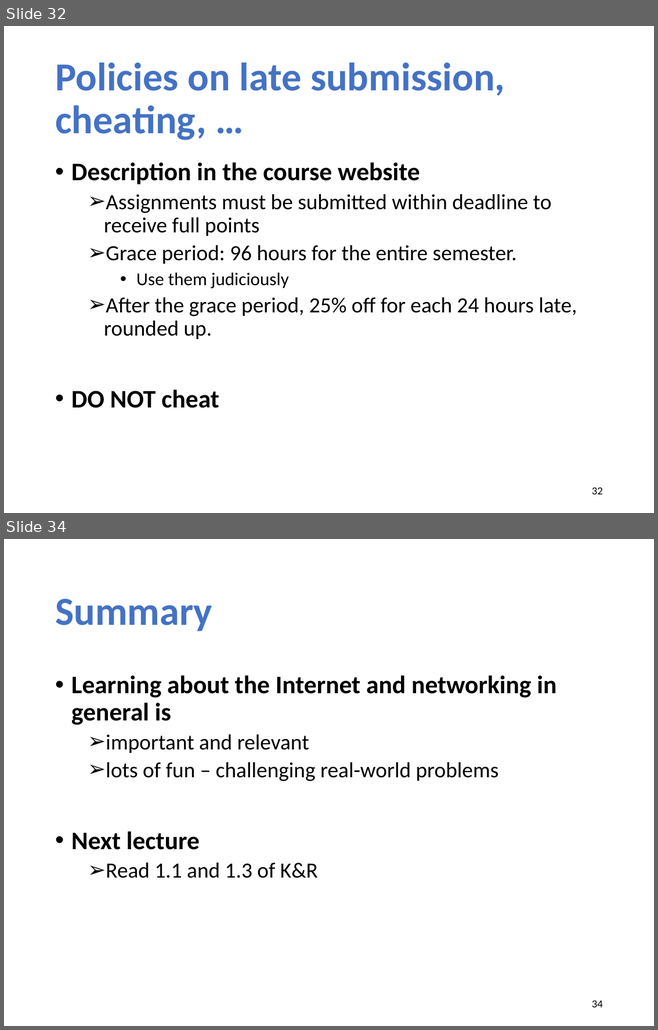
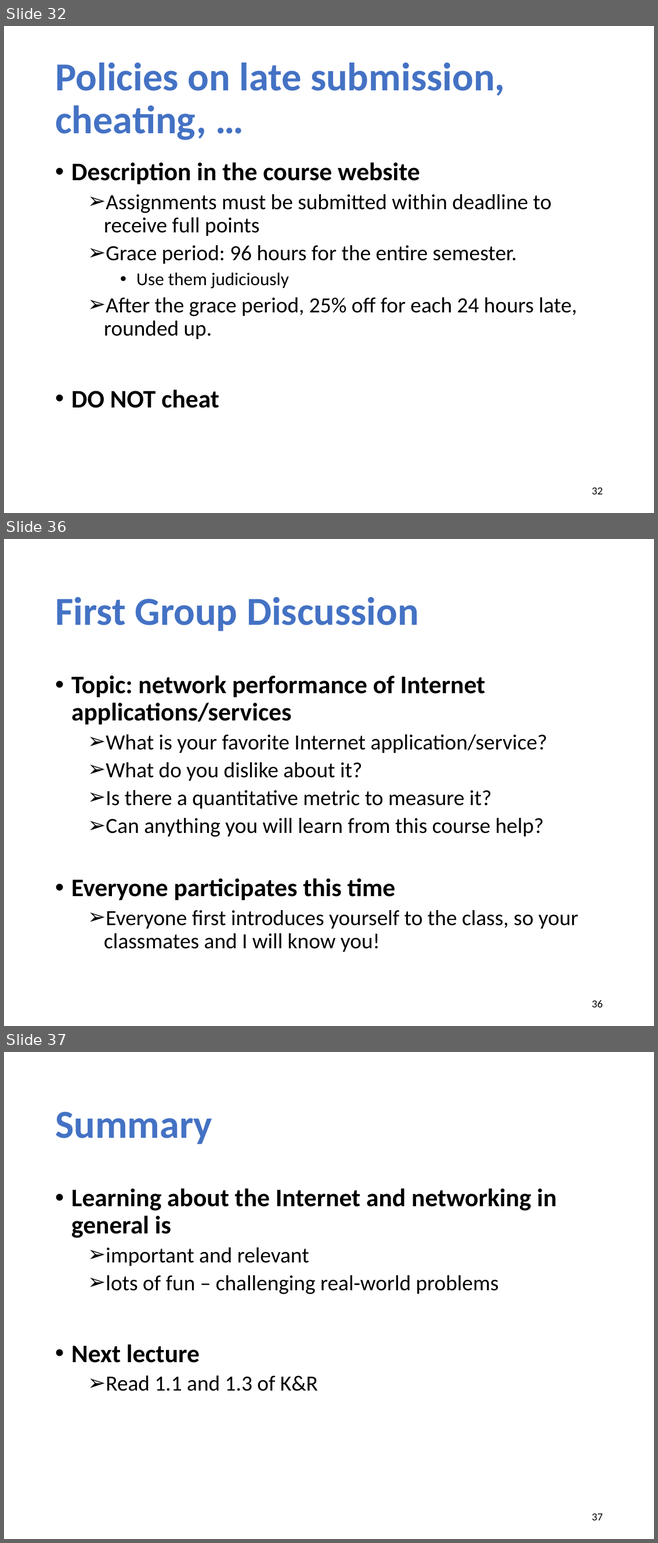
Before and after one commit to xinjin/course-net, a slide deck: slides/lec01_introduction.pptx. Shown one above the other, each under a label of ours: slides 32 and 34 before the commit, slides 32, 36 and 37 after it; the slides between them are not shown. The pictures are 658x1030 and 658x1543 pixels, drawn with LibreOffice and Linux fonts; fonts in the diff are those of the drawing. Boxes give left, top, right and bottom in pixels: in the first picture for what was removed or moved away, otherwise in the second. Text is boxed around its words. In the diff, an @@ line names an element or a change of style, - is before the commit and + after.

```diff
--- a/slides/lec01_introduction.pptx
+++ b/slides/lec01_introduction.pptx
@@ slide 36 added at [4, 539, 654, 1026], background #FFFFFF @@
@@ title added at [55, 597, 419, 631], 44 pt, text #4472C4, bold @@
+First Group Discussion
@@ text added at [71, 675, 578, 952], 24 pt, text #000000 @@
+• Topic: network performance of Internet applications/services
+  ➢ What is your favorite Internet application/service?
+  ➢ What do you dislike about it?
+  ➢ Is there a quantitative metric to measure it?
+  ➢ Can anything you will learn from this course help?
+• Everyone participates this time
+  ➢ Everyone first introduces yourself to the class, so your classmates and I will know you!
@@ page number added at [592, 1000, 603, 1008], 12 pt, text #000000 @@
+36
@@ what was slide 34 is now slide 37 @@
@@ page number at [592, 1514, 603, 1521]: text changed @@
-34
+37
```
Also in this commit, not shown: 10 slides changed, 2 other slides added, 1 other file.
